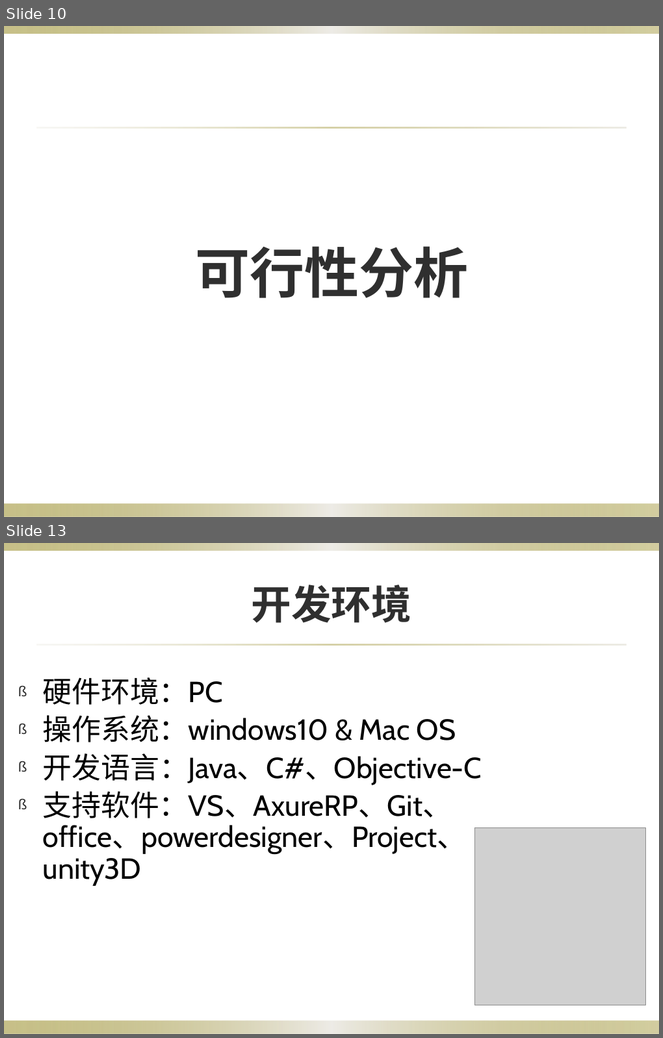
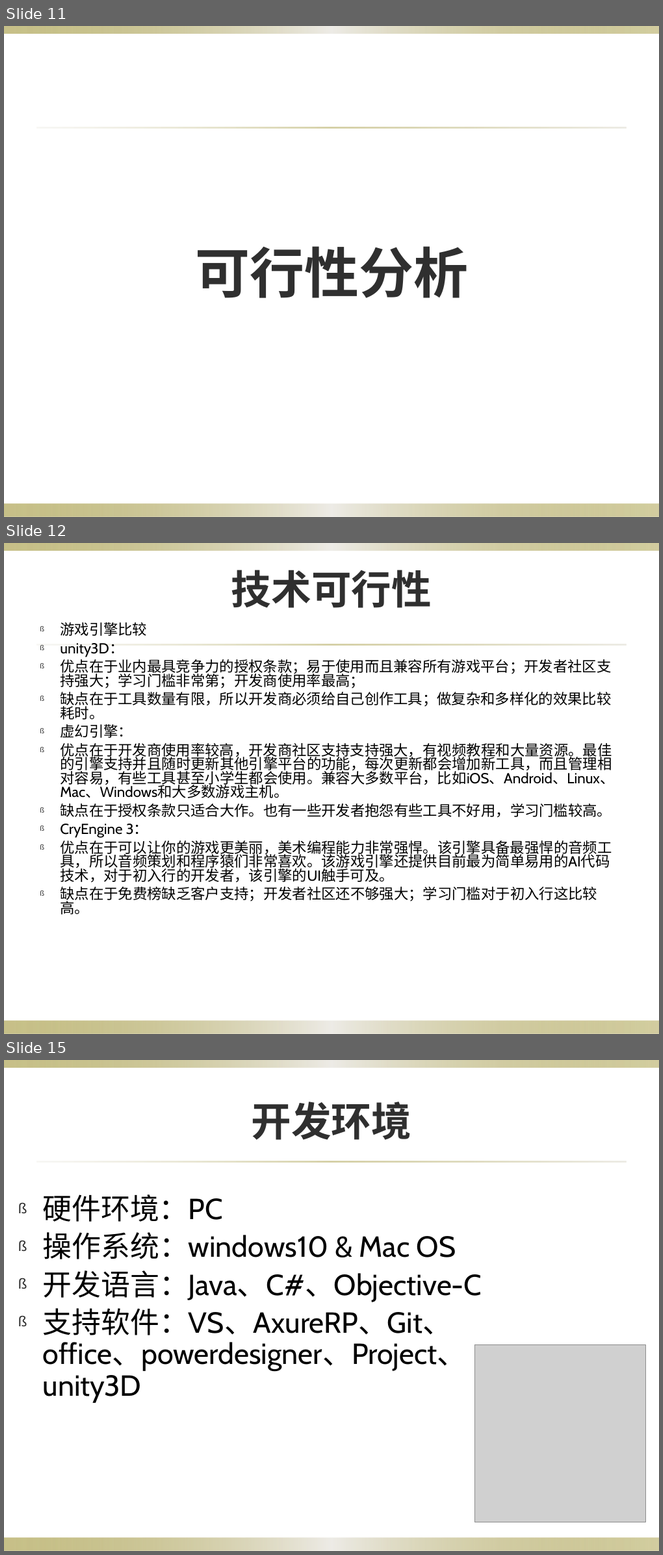
Before and after one commit to 3d-fishing/3D-app, a slide deck: 项目计划.pptx. Shown one above the other, each under a label of ours: slides 10 and 13 before the commit, slides 11, 12 and 15 after it; the slides between them are not shown. The pictures are 663x1038 and 663x1555 pixels, drawn with LibreOffice and Linux fonts; fonts in the diff are those of the drawing; grey boxes stand for pictures; background and template pictures are left out. Boxes give left, top, right and bottom in pixels: in the first picture for what was removed or moved away, otherwise in the second. Text is boxed around its words. In the diff, an @@ line names an element or a change of style, - is before the commit and + after.

```diff
--- a/项目计划.pptx
+++ b/项目计划.pptx
@@ slide 12 added at (4,543,659,1034), background picture (left out); not listed: 3 template elements that a slide beside it also shows @@
@@ title added at (232,570,432,608), 44 pt, text #2F2F2F, bold @@
+技术可行性
@@ text added at (60,622,614,915), 16 pt, text #000000 @@
+ß 游戏引擎比较
+ß unity3D：
+ß 优点在于业内最具竞争力的授权条款；易于使用而且兼容所有游戏平台；开发者社区支持强大；学习门槛非常第；开发商使用率最高；
+ß 缺点在于工具数量有限，所以开发商必须给自己创作工具；做复杂和多样化的效果比较耗时。
+ß 虚幻引擎：
+ß 优点在于开发商使用率较高，开发商社区支持支持强大，有视频教程和大量资源。最佳的引擎支持并且随时更新其他引擎平台的功能，每次更新都会增加新工具，而且管理相对容易，有些工具甚至小学生都会使用。兼容大多数平台，比如iOS、Android、Linux、Mac、Windows和大多数游戏主机。
+ß 缺点在于授权条款只适合大作。也有一些开发者抱怨有些工具不好用，学习门槛较高。
+ß CryEngine 3：
+ß 优点在于可以让你的游戏更美丽，美术编程能力非常强悍。该引擎具备最强悍的音频工具，所以音频策划和程序猿们非常喜欢。该游戏引擎还提供目前最为简单易用的AI代码技术，对于初入行的开发者，该引擎的UI触手可及。
+ß 缺点在于免费榜缺乏客户支持；开发者社区还不够强大；学习门槛对于初入行这比较高。
@@ what was slide 10 is now slide 11 @@
@@ what was slide 13 is now slide 15 @@
```
Also in this commit, not shown: 7 slides changed, 2 other slides added, 1 slide removed, 1 other file.
